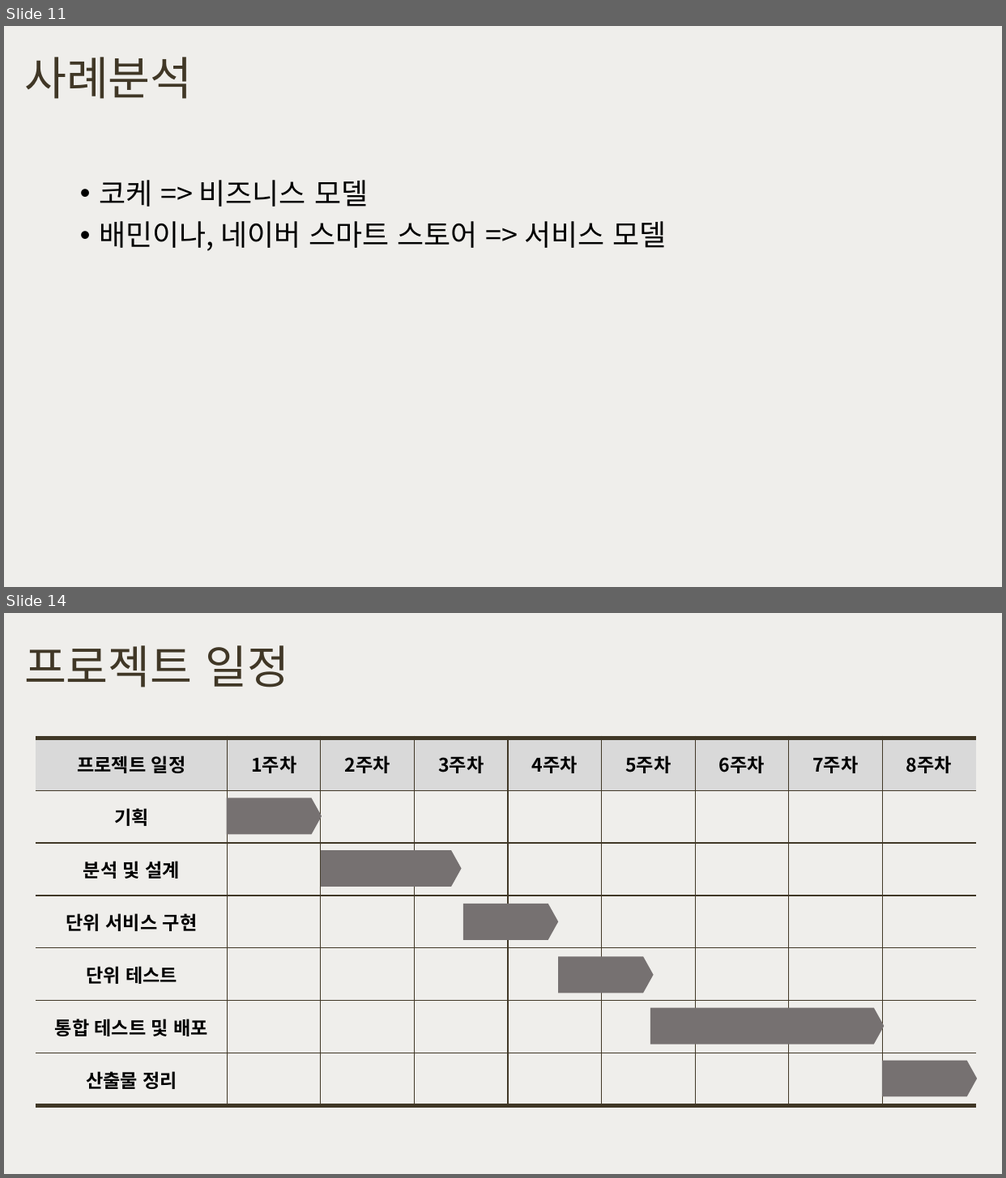
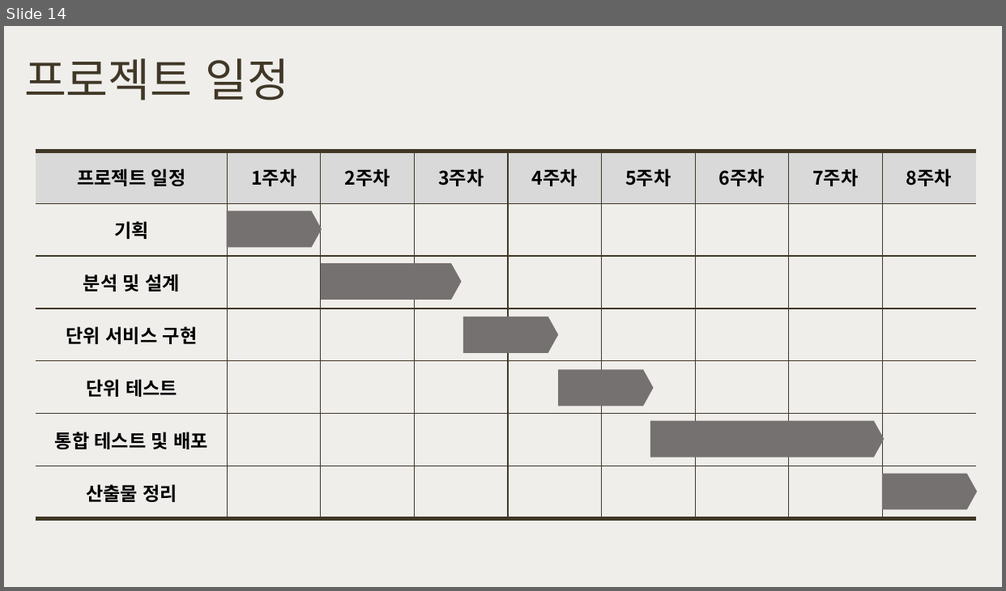
Before and after one commit to happyjane210/GIT2021-working, a slide deck: 9-project/1. 프로젝트 기획/주간 커-피 (초안).pptx. Shown one above the other, each under a label of ours: slides 11 and 14 before the commit, slide 14 after it; the slides between them are not shown. The pictures are 1006x1178 and 1006x591 pixels, drawn with LibreOffice and Linux fonts; fonts in the diff are those of the drawing. Boxes give left, top, right and bottom in pixels: in the first picture for what was removed or moved away, otherwise in the second. Text is boxed around its words. In the diff, an @@ line names an element or a change of style, - is before the commit and + after.

```diff
--- a/9-project/1. 프로젝트 기획/주간 커-피 (초안).pptx
+++ b/9-project/1. 프로젝트 기획/주간 커-피 (초안).pptx
@@ slide 11 removed at (4,26,1002,587), background #EFEEEB @@
@@ title removed at (24,57,193,99) @@
-사례분석
@@ text removed at (99,180,666,251) @@
-• 코케 => 비즈니스 모델
-• 배민이나, 네이버 스마트 스토어 => 서비스 모델
```
Also in this commit, not shown: 9 slides changed, 1 slide added, 4 other files.
